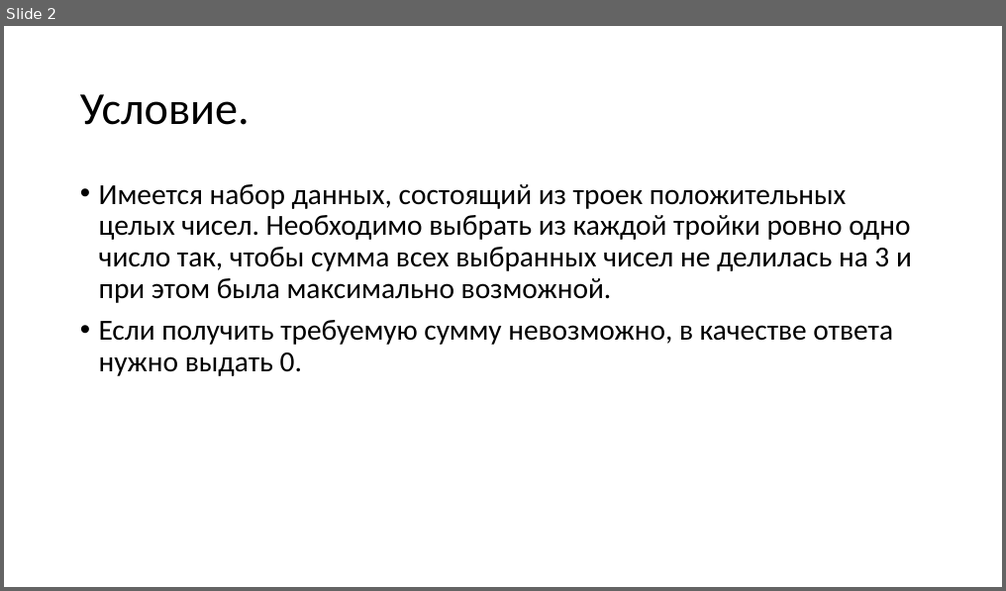
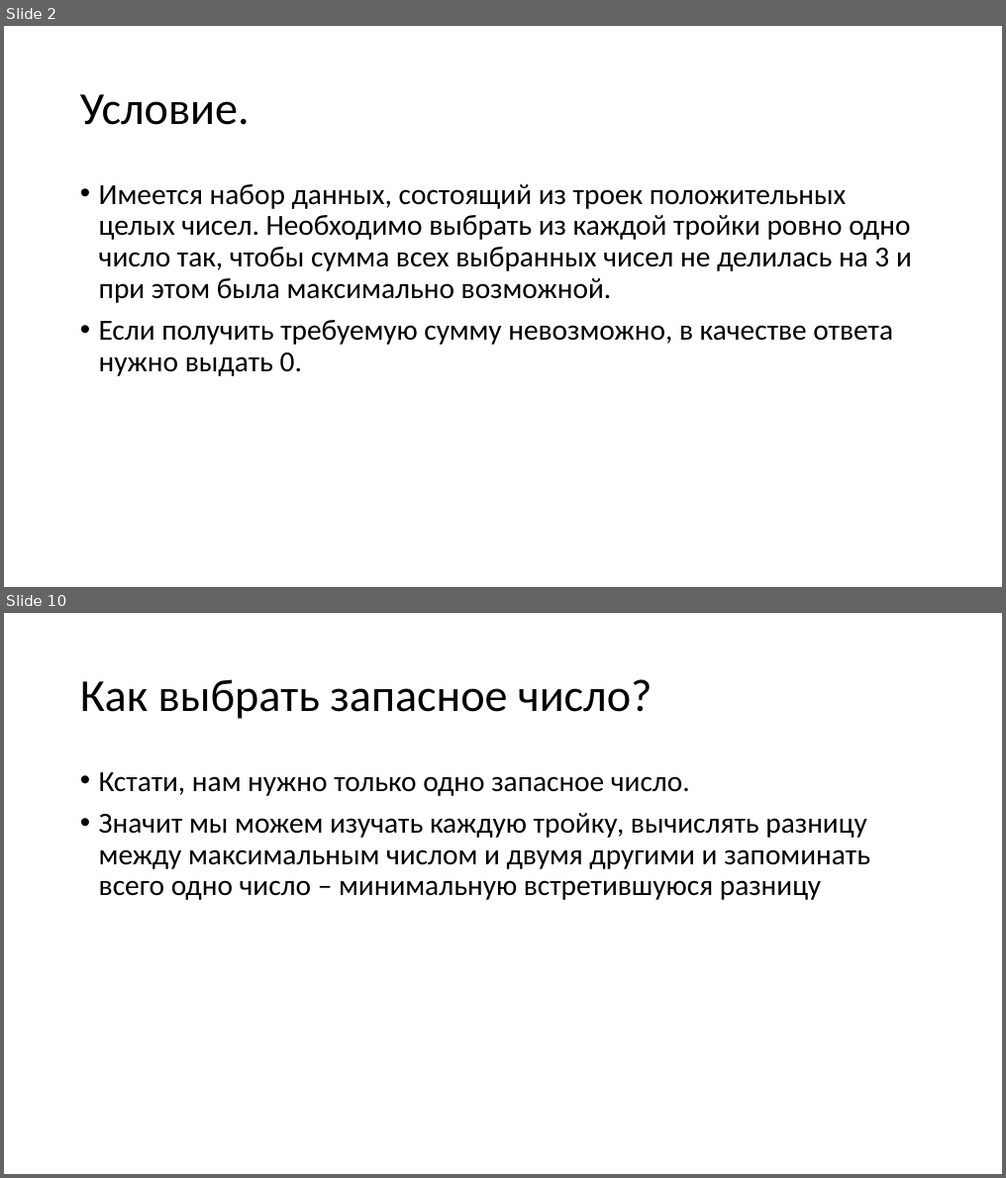
Before and after one commit to Mx-Wolf/usecs, a slide deck: pp/2018-10-01-27-b.pptx. Shown one above the other, each under a label of ours: slide 2 before the commit, slides 2 and 10 after it; the slides between them are not shown. The pictures are 1006x591 and 1006x1178 pixels, drawn with LibreOffice and Linux fonts; fonts in the diff are those of the drawing. Boxes give left, top, right and bottom in pixels: in the first picture for what was removed or moved away, otherwise in the second. Text is boxed around its words. In the diff, an @@ line names an element or a change of style, - is before the commit and + after.

```diff
--- a/pp/2018-10-01-27-b.pptx
+++ b/pp/2018-10-01-27-b.pptx
@@ slide 10 added at <box>4,613,1002,1174</box>, background #FFFFFF @@
@@ title added at <box>80,679,651,719</box>, 44 pt, text #000000 @@
+Как выбрать запасное число?
@@ text added at <box>99,772,870,900</box>, 28 pt, text #000000 @@
+• Кстати, нам нужно только одно запасное число.
+• Значит мы можем изучать каждую тройку, вычислять разницу между максимальным числом и двумя другими и запоминать всего одно число – минимальную встретившуюся разницу
```
Also in this commit, not shown: 1 slide changed, 6 other slides added.
